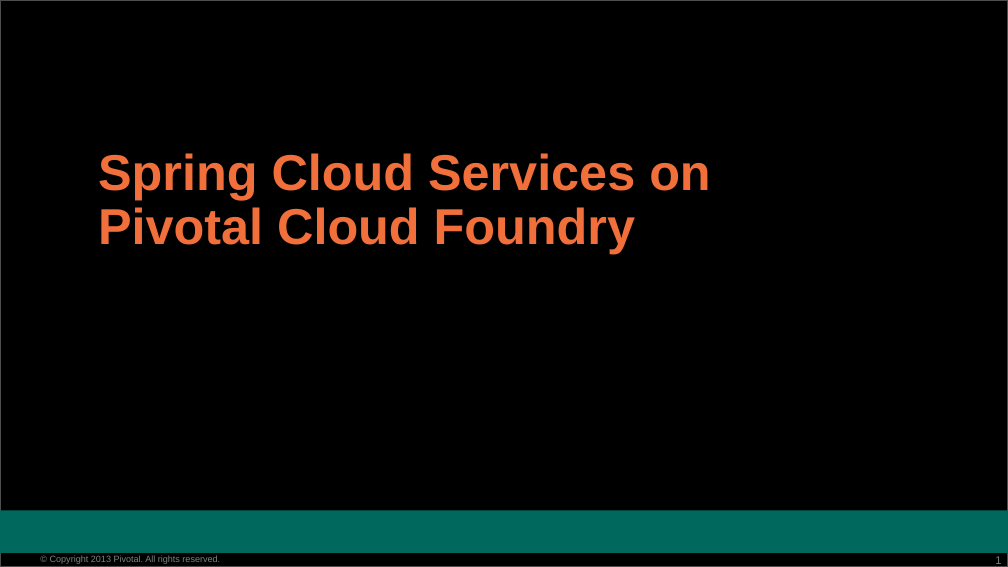
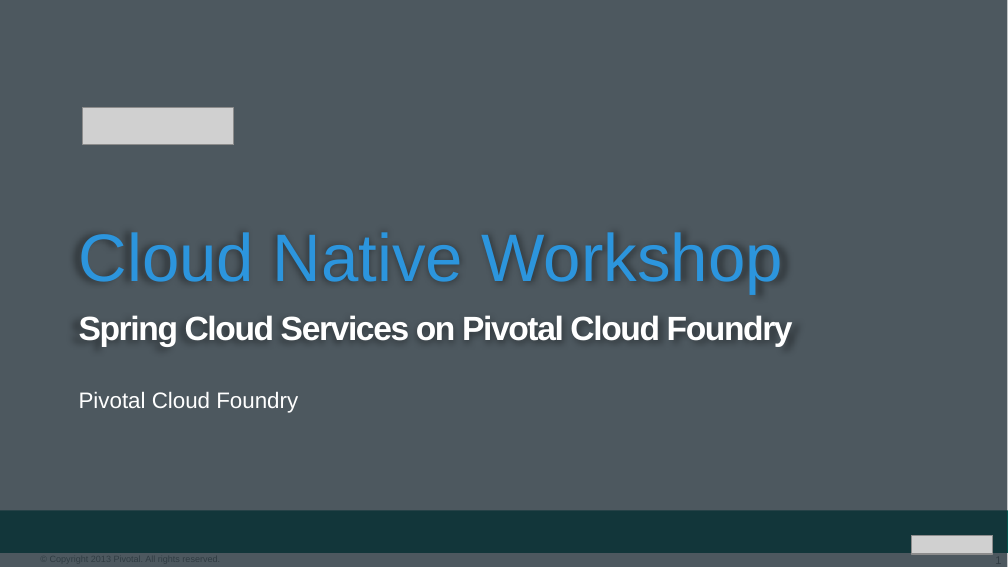
Before and after one commit to cbusch-pivotal/stl-cloud-native-spring-workshop, a slide deck: slide 1 of session_05/Session_05-Spring-Cloud-Services.pptx. Drawn at 1008x567 pixels with LibreOffice and Linux fonts; fonts in the diff are those of the drawing; grey boxes stand for pictures; background and template pictures are left out. Boxes give left, top, right and bottom in pixels: in the first picture for what was removed or moved away, otherwise in the second. Text is boxed around its words. In the diff, an @@ line names an element or a change of style, - is before the commit and + after.

Commit message:
align presentations

```diff
--- a/session_05/Session_05-Spring-Cloud-Services.pptx
+++ b/session_05/Session_05-Spring-Cloud-Services.pptx
@@ rectangle removed at bbox=[0, 0, 1008, 566] @@
@@ rectangle added at bbox=[0, 0, 1008, 567], fill #182730 at 77% opacity @@
@@ picture added at bbox=[83, 108, 234, 145] @@
@@ text "Cloud Native Workshop": place and size @@
-text "Cloud Native Workshop" at bbox=[98, 153, 710, 254]
+text "Cloud Native Workshop" at bbox=[79, 232, 793, 347]
@@ text "Cloud Native Workshop" at bbox=[79, 232, 793, 347]: vertical alignment bottom to top @@
@@ text at bbox=[79, 232, 783, 294]: paragraph added @@
+Cloud Native Workshop
@@ text at bbox=[79, 315, 793, 347]: size 36 to 24 pt, text colour #F16F3B to #FFFFFF, letter spacing 0 to -1 pt in "Spring Cloud Services on Pivotal Cloud Foundry"; more space between paragraphs @@
@@ text added at bbox=[79, 392, 298, 413], 16 pt, text #FFFFFF @@
+Pivotal Cloud Foundry
@@ picture added at bbox=[912, 535, 993, 554] @@
```
Also in this commit, not shown: 13 other files.
